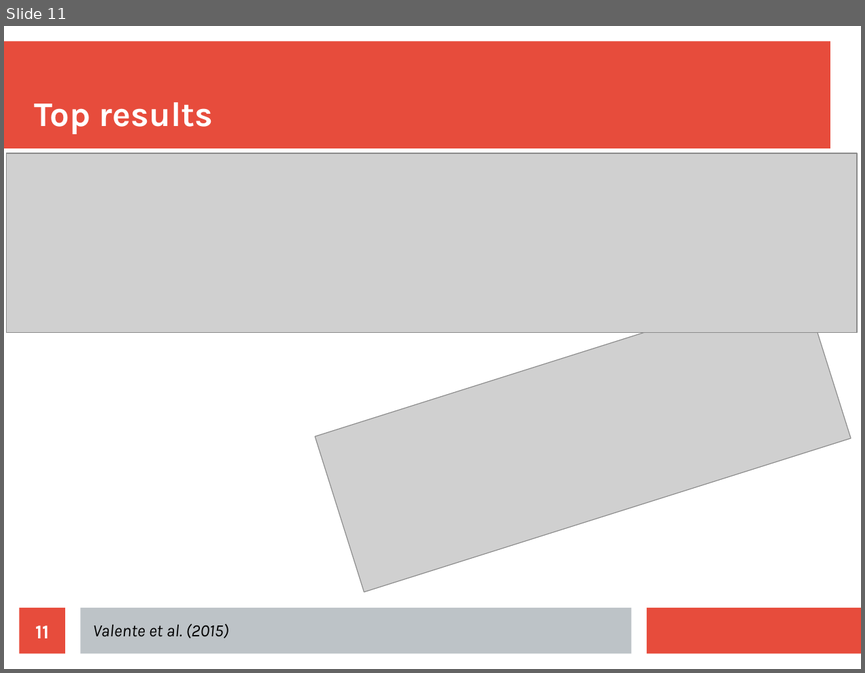
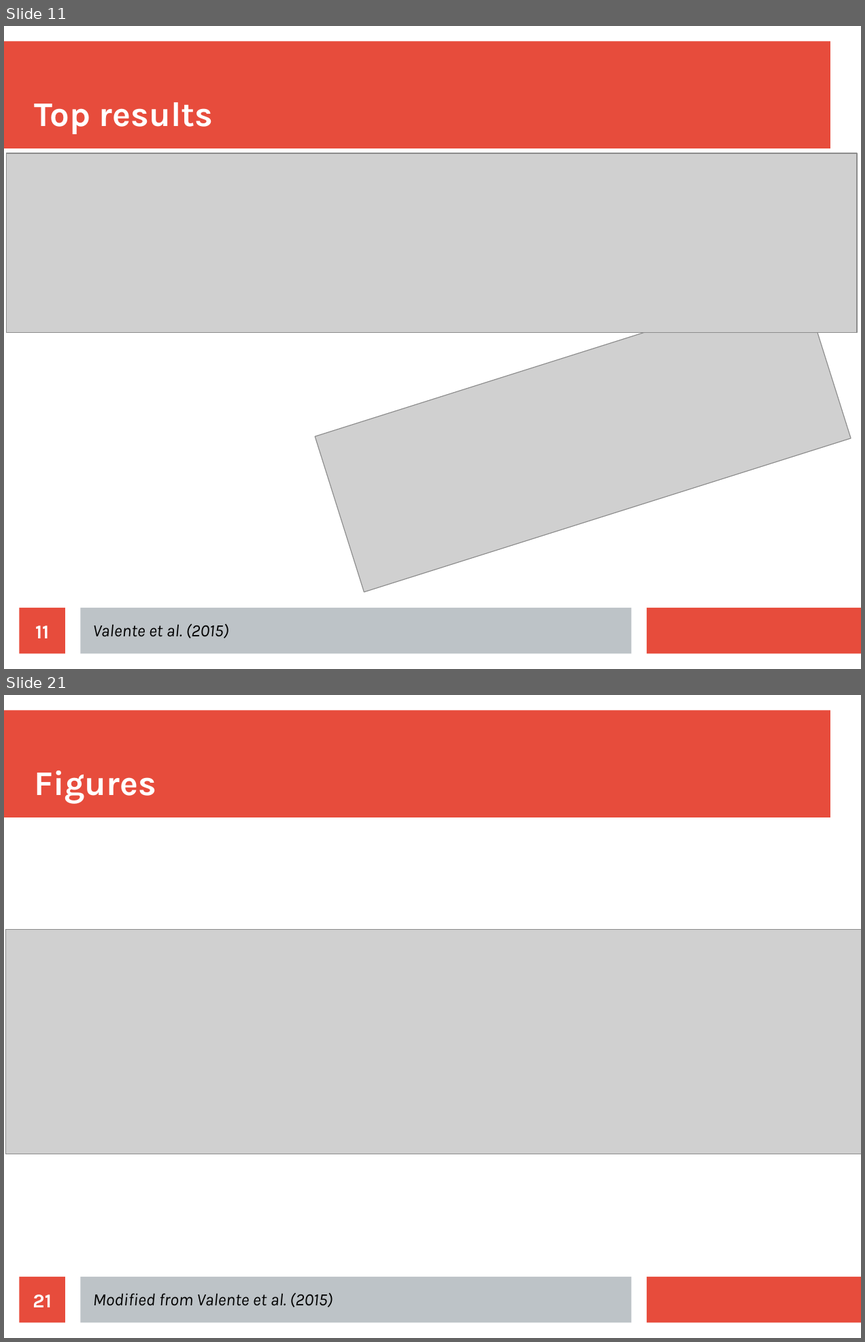
Before and after one commit to richelbilderbeek/Science, a slide deck: Bilderbeek20180622/Bilderbeek20180622.odp. Shown one above the other, each under a label of ours: slide 11 before the commit, slides 11 and 21 after it; the slides between them are not shown. The pictures are 865x673 and 865x1342 pixels, drawn with LibreOffice and Linux fonts; fonts in the diff are those of the drawing; grey boxes stand for pictures. Boxes give left, top, right and bottom in pixels: in the first picture for what was removed or moved away, otherwise in the second. Text is boxed around its words. In the diff, an @@ line names an element or a change of style, - is before the commit and + after.

```diff
--- a/Bilderbeek20180622/Bilderbeek20180622.odp
+++ b/Bilderbeek20180622/Bilderbeek20180622.odp
@@ slide 21 added at (x1=4, y1=695, x2=861, y2=1338), background #FFFFFF; not listed: 3 template elements that a slide beside it also shows @@
@@ title added at (x1=35, y1=770, x2=156, y2=803), 32 pt, text #FFFFFF, bold @@
+Figures
@@ picture added at (x1=5, y1=929, x2=861, y2=1154) @@
@@ page number added at (x1=20, y1=1276, x2=65, y2=1323), fill #E74C3C, 18 pt, text #FFFFFF, bold @@
+21
@@ text added at (x1=93, y1=1293, x2=332, y2=1307), 16 pt, text #000000, italic @@
+Modified from Valente et al. (2015)
```
Also in this commit, not shown: 7 slides changed, 12 other slides added, 10 other files.
